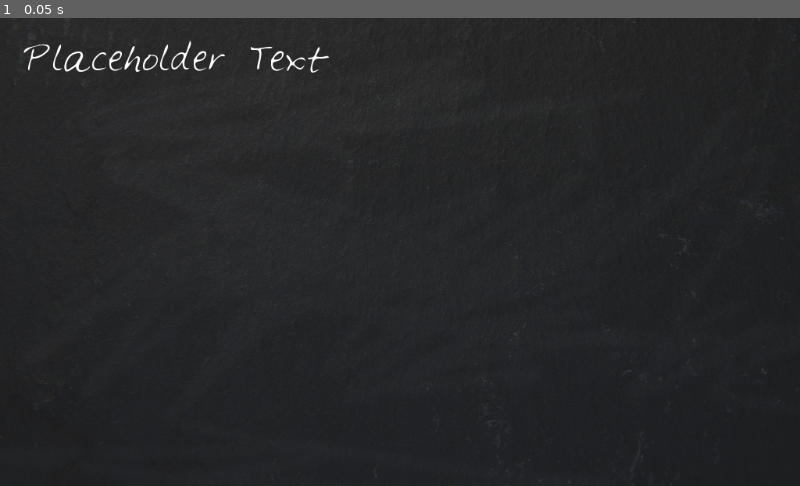
Above: before the commit, frame 1.
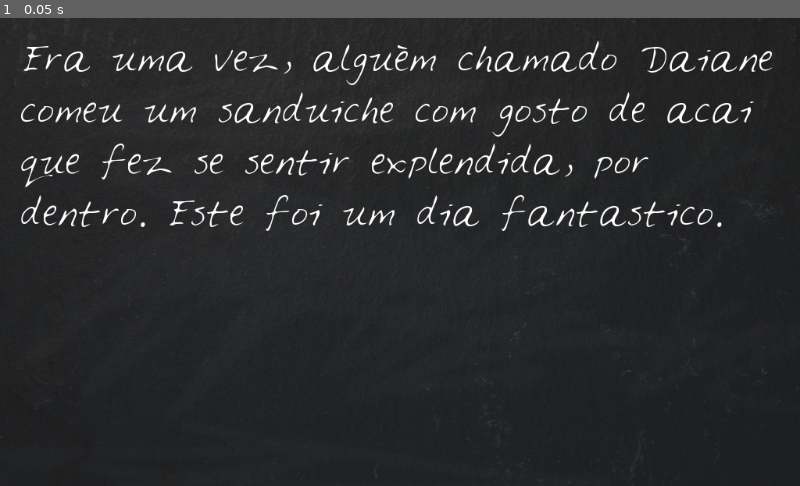
Above: after the commit, the same moment.

Repository: alexandrepeluchi/godot-udemy
Game: Godot game, scene res://LoonyLips.tscn
Two runs of this game, one before a commit and one after it. Both use one fixed random seed, a clock stepped at 60 frames per second and the inputs below.
Inputs:
- Up to frame 1 (0.05 s): no input

The runs differ from the first frame. In frame 1, 4.4% of the frame differs, in the area x 2-97%, y 4-46%.

Commit message:
Exibindo história na Label

Diff:
--- a/Loony_Lips/LoonyLips.gd
+++ b/Loony_Lips/LoonyLips.gd
@@ -2,10 +2,9 @@
 
 func _ready():
 	# var person = "Daiane"
-	var prompts = ["Daiane", "banana", "feliz", "glorioso"]
+	var prompts = ["Daiane", "acai", "explendida", "fantastico"]
 	#var story = "Era uma vez, %s assistiu %s e pensou esse foi o %s filme das ultimas duas décadas."
 	var story = "Era uma vez, alguém chamado %s comeu um sanduiche com gosto de %s que fez se sentir %s, por dentro. Este foi um dia %s."
 	print(story % prompts)
 
-	prompts = ["Snow", "atum", "agitado", "engraçado"]
-	print(story % prompts)
+	$DisplayText.text = story % prompts
